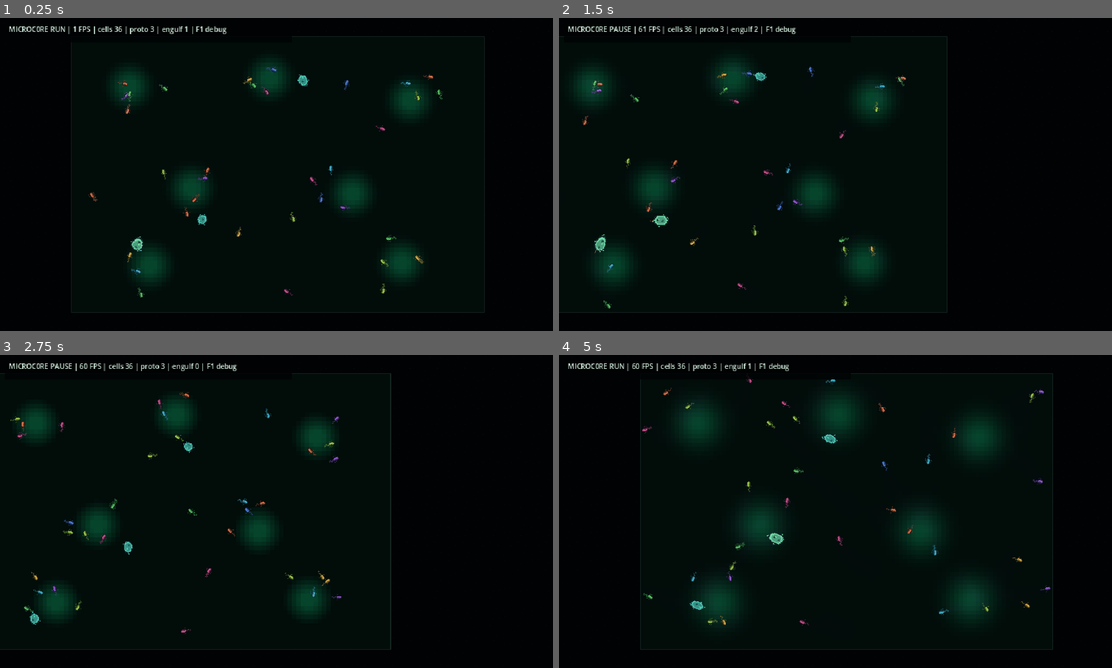
Above: before the commit, frames 1-4 (two rows, left to right).
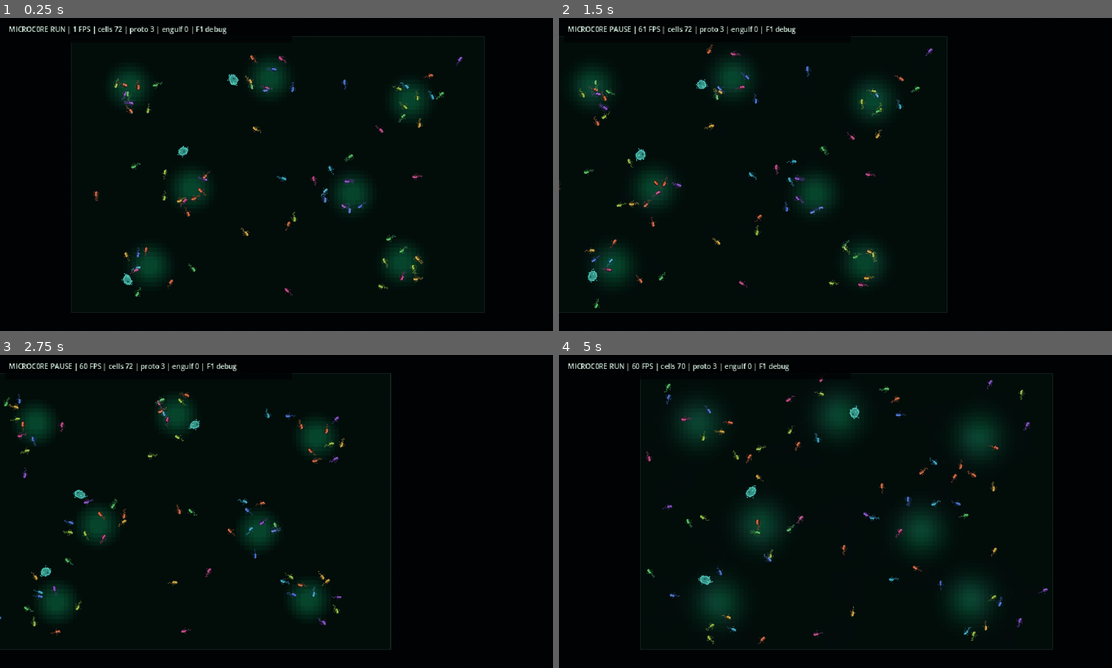
Above: after the commit, the same moments.

Repository: Rzbck/MicroC0re
Game: Godot game, scene res://src/app/main.tscn
Two runs of this game, one before a commit and one after it. Both use one fixed random seed, a clock stepped at 60 frames per second and the inputs below.
Inputs (mouse positions are in pixels of both pictures, inside the frame that each line leads up to):
- Up to frame 1 (0.25 s): no input
- Up to frame 2 (1.5 s): tap Enter at 0.5 s; move the mouse to (957, 158) at 0.52 s; hold D 0.53-1.25 s; tap F at 0.6 s; click (957, 158) at 0.67 s; tap Space at 0.77 s; drag from (724, 190) to (807, 237) at 1.27 s
- Up to frame 3 (2.75 s): move the mouse to (331, 442) at 2.02 s; hold D from 2.03 s (still down); tap N at 2.1 s
- Up to frame 4 (5 s): release D at 2.75 s; drag from (807, 574) to (669, 464) at 2.77 s; move the mouse to (1001, 558) at 3.52 s; hold A 3.53-4.25 s; tap 2 at 3.6 s; tap Space at 3.77 s; drag from (669, 464) to (752, 433) at 4.27 s

The runs differ from the first frame. In frame 1, 1.7% of the frame differs, in the area x 15-84%, y 2-90%; in frame 2, 1.9%; in frame 3, 0.9%; in frame 4, 2.0%, in the area x 14-89%, y 2-93%.

Commit message:
sim: start visible ecosystem with denser 72-cell population

Diff:
--- a/src/app/pixel_microscope.gd
+++ b/src/app/pixel_microscope.gd
@@ -114,7 +114,7 @@
 func _start_simulation(seed_value: int) -> void:
 	current_seed = seed_value
 	sim = PetriSimulationScript.new(current_seed)
-	sim.seed_demo(36)
+	sim.seed_demo(72)
 	accumulator = 0.0
 	selected_id = -1
 
